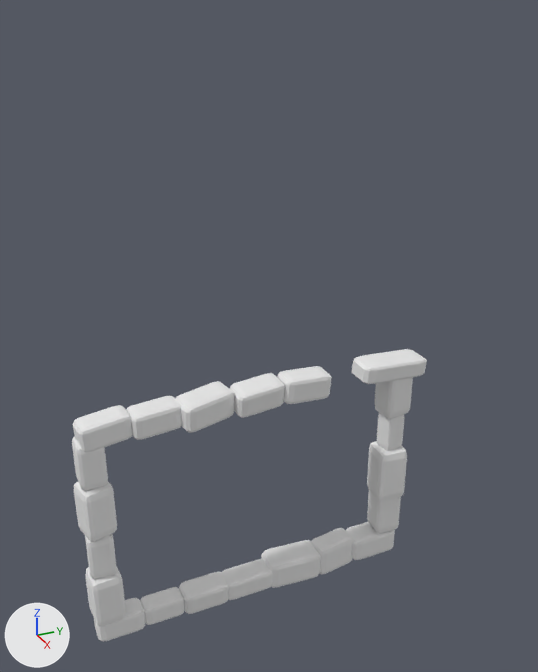
Before and after pictures for a commit that changed the Blender file Assets/Custom Models/cornerstones.blend.
Camera for both pictures: a 50 mm camera at (40.2, -16.5, 39.8) aimed at (-1.3, 2.1, 19.0). Every picture has the same lights, and +X, +Y and +Z are marked at lower left.
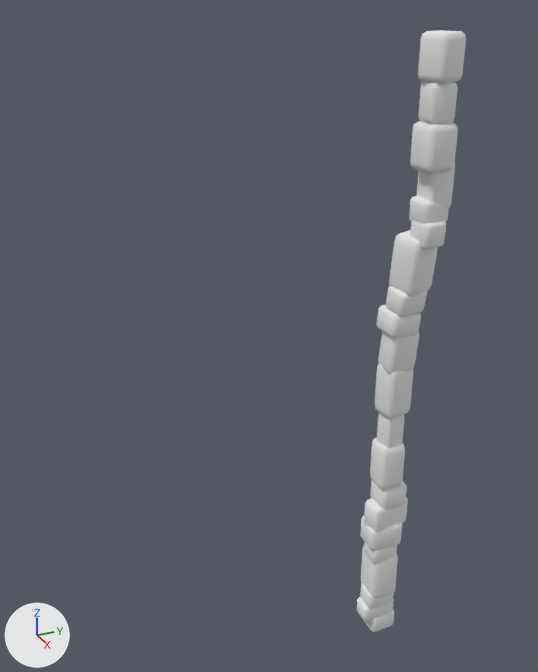
Pixel boxes [x1, y1, x2, y2] of what changed, in the pictures (538 x 672 px):
'Cube.017', moved, rescaled (17% narrower, 28% taller)
    before: [175, 381, 234, 433]
    after: [389, 230, 438, 297]
'Cube.009', moved, rescaled
    before: [74, 481, 117, 542]
    after: [418, 30, 466, 84]
'Cube.007', moved, rescaled (17% wider, 13% shorter)
    before: [85, 567, 126, 627]
    after: [410, 121, 458, 173]
'Cube.013', moved
    before: [367, 441, 407, 501]
    after: [361, 545, 398, 599]
'Cube.001', moved, rescaled
    before: [261, 540, 321, 588]
    after: [360, 516, 402, 551]
'Cube.011', moved, rescaled
    before: [72, 405, 133, 453]
    after: [409, 196, 449, 224]
'Cube.018', moved, rescaled
    before: [230, 373, 285, 418]
    after: [386, 286, 427, 317]
'Cube.008', moved, rescaled
    before: [85, 534, 117, 579]
    after: [418, 82, 458, 124]
'Cube.014', moved, rescaled
    before: [126, 396, 182, 440]
    after: [410, 220, 446, 249]
'Cube.020', moved, turned, rescaled
    before: [352, 349, 427, 384]
    after: [378, 331, 419, 374]
'Cube.019', moved, rescaled (18% narrower, 13% shorter)
    before: [277, 366, 332, 404]
    after: [376, 305, 421, 338]
'Cube.010', moved
    before: [72, 436, 108, 491]
    after: [417, 164, 455, 209]
'Cube.002', moved
    before: [311, 528, 354, 575]
    after: [364, 497, 408, 533]
'Cube.003', moved, rescaled
    before: [346, 522, 395, 560]
    after: [370, 480, 407, 509]
'Cube.004', moved, rescaled
    before: [179, 572, 228, 614]
    after: [360, 583, 394, 609]
'Cube', moved, rescaled
    before: [221, 559, 273, 600]
    after: [364, 542, 397, 564]
'Cube.005', moved
    before: [140, 587, 185, 625]
    after: [356, 597, 394, 621]
'Cube.006', moved, rescaled
    before: [94, 598, 145, 642]
    after: [364, 610, 394, 632]

Edits to the bpy script that builds the scene:
```text
Change ob_cube:
    ob_cube.location: (0.0, -0.28, 0.0) -> (0.0, 11.51, -1.12)
    ob_cube.scale: (0.898, 1.9, 0.835) -> (0.898, 1.14, 0.835)
Change ob_cube_001:
    ob_cube_001.location: (-0.16, 3.49, 0.0) -> (-0.16, 11.56, 0.54)
    ob_cube_001.scale: (1.12, 2.13, 1.12) -> (1.12, 1.43, 1.12)
Change ob_cube_002:
    ob_cube_002.location: (-0.14, 7.03, 0.0) -> (-0.14, 11.86, 2.31)
Change ob_cube_003:
    ob_cube_003.location: (-0.16, 10.47, 0.0) -> (-0.16, 11.96, 4.18)
    ob_cube_003.scale: (1.01, 1.93, 1.01) -> (1.01, 1.15, 1.01)
Change ob_cube_004:
    ob_cube_004.location: (0.0, -3.63, 0.0) -> (0.0, 11.53, -5.89)
    ob_cube_004.scale: (0.897, 1.71, 0.897) -> (0.897, 1.22, 0.897)
Change ob_cube_005:
    ob_cube_005.location: (0.0, -6.81, 0.0) -> (0.0, 11.43, -7.22)
Change ob_cube_006:
    ob_cube_006.location: (0.0, -9.92, 0.0) -> (0.0, 11.88, -8.62)
    ob_cube_006.scale: (0.872, 1.66, 0.872) -> (0.872, 1.13, 0.872)
Change ob_cube_007:
    ob_cube_007.location: (0.0, -10.65, 2.69) -> (1.57, 12.05, 31.29)
    ob_cube_007.scale: (1.06, 2.02, 1.06) -> (1.06, 1.47, 1.06)
Change ob_cube_008:
    ob_cube_008.location: (0.0, -10.65, 6.29) -> (1.57, 12.05, 33.91)
    ob_cube_008.scale: (0.879, 1.67, 0.879) -> (0.879, 1.21, 0.879)
Change ob_cube_009:
    ob_cube_009.location: (0.0, -10.65, 9.84) -> (1.57, 12.05, 36.49)
    ob_cube_009.scale: (1.02, 1.93, 1.02) -> (1.02, 1.41, 1.02)
Change ob_cube_010:
    ob_cube_010.location: (0.0, -10.65, 13.4) -> (1.21, 12.71, 28.84)
Change ob_cube_011:
    ob_cube_011.location: (0.0, -9.62, 15.5) -> (1.21, 12.4, 27.15)
    ob_cube_011.scale: (0.879, 1.67, 0.879) -> (0.878, 1.04, 0.875)
Change ob_cube_013:
    ob_cube_013.location: (-0.16, 11.64, 6.34) -> (-0.16, 11.64, -3.53)
Change ob_cube_014:
    ob_cube_014.location: (0.0, -6.37, 15.5) -> (1.53, 12.23, 25.73)
    ob_cube_014.scale: (0.879, 1.67, 0.879) -> (0.879, 0.856, 0.875)
Change ob_cube_017:
    ob_cube_017.location: (0.0, -3.02, 15.5) -> (0.6, 11.96, 23.4)
    ob_cube_017.scale: (0.998, 1.9, 0.998) -> (2.07, 1.18, 1.09)
Change ob_cube_018:
    ob_cube_018.location: (0.0, 0.69, 15.5) -> (0.43, 11.74, 20.78)
    ob_cube_018.scale: (0.927, 1.76, 0.927) -> (0.927, 1.12, 0.924)
Change ob_cube_019:
    ob_cube_019.location: (0.0, 4.18, 15.5) -> (0.0, 11.54, 19.03)
    ob_cube_019.scale: (0.927, 1.76, 0.927) -> (1.14, 1.19, 0.89)
Change ob_cube_020:
    ob_cube_020.location: (0.0, 11.08, 15.5) -> (0.0, 11.74, 16.8)
    ob_cube_020.rotation_euler: (3.066, 3.117, 3.17) -> (4.636, 3.17, 1.564)  # degrees (176, 179, 182) -> degrees (266, 182, 90)
    ob_cube_020.scale: (1.1, 2.69, 0.694) -> (1.1, 1.74, 0.932)
```
